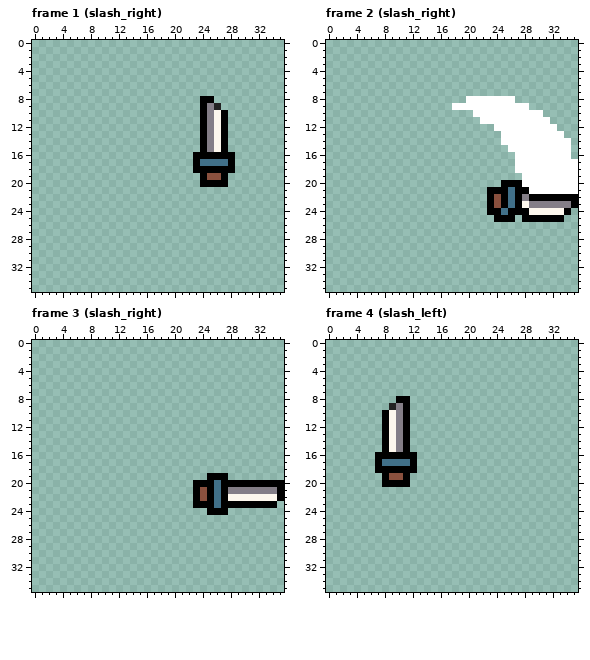
Pixel-art file: Assets/Source/melee_attack.aseprite. Above, as it was before the edit.
96x96 pixels, 12 frames. Shown: frame 1 (slash_right), frame 2 (slash_right), frame 3 (slash_right), frame 4 (slash_left). The old version is drawn lined up with the new one, on the new canvas. The commit also changed other frames, which this record leaves out.
New version:
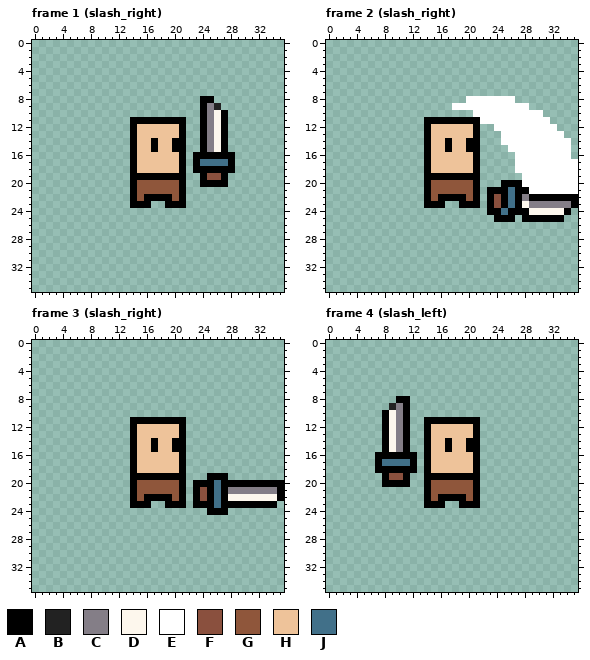
Palette (. is transparent): A #000000  B #222222  C #847e87  D #fdf7ed  E #ffffff  F #8a503e  G #8f563b  H #eec39a  J #417089
From old to new:
canvas 96x96 -> 36x36, the old top-left corner now at -30,-30 (the part of the old canvas that was cut away was empty and is not shown)
Frame 1 (slash_right):
y 11: x 14..21 ........ -> AAAAAAAA
y 12..13: x 14..21 ........ -> AHHHHHHA
y 14..15: x 14..21 ........ -> AHHAHHAA
y 16..18: x 14..21 ........ -> AHHHHHHA
y 19: x 14..21 ........ -> AAAAAAAA
y 20..21: x 14..21 ........ -> AGGGGGGA
y 22: x 14..21 ........ -> AGAAAAGA
y 23: x 14..16 ... -> AAA; x 19..21 ... -> AAA
Frame 2 (slash_right): the same change as frame 1 (slash_right)
Frame 3 (slash_right): the same change as frame 1 (slash_right)
Frame 4 (slash_left): the same change as frame 1 (slash_right)
Changed places in both pictures, as pixel boxes (x1, y1, x2, y2):
added: (130, 117, 186, 208)
added: (424, 117, 480, 208)
added: (130, 417, 186, 508)
added: (424, 417, 480, 508)
